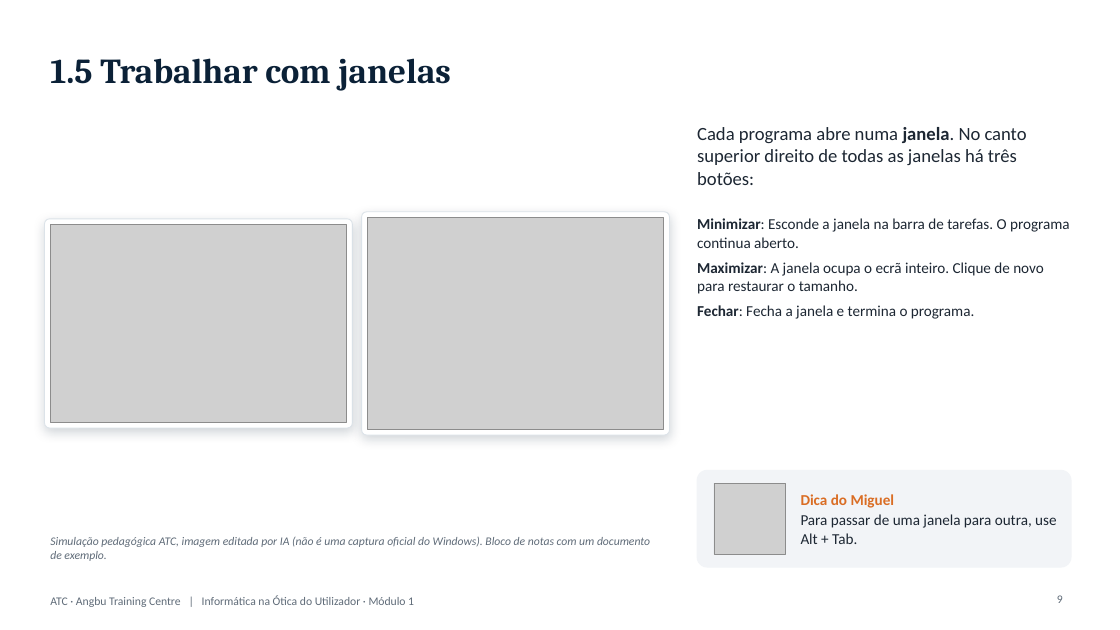
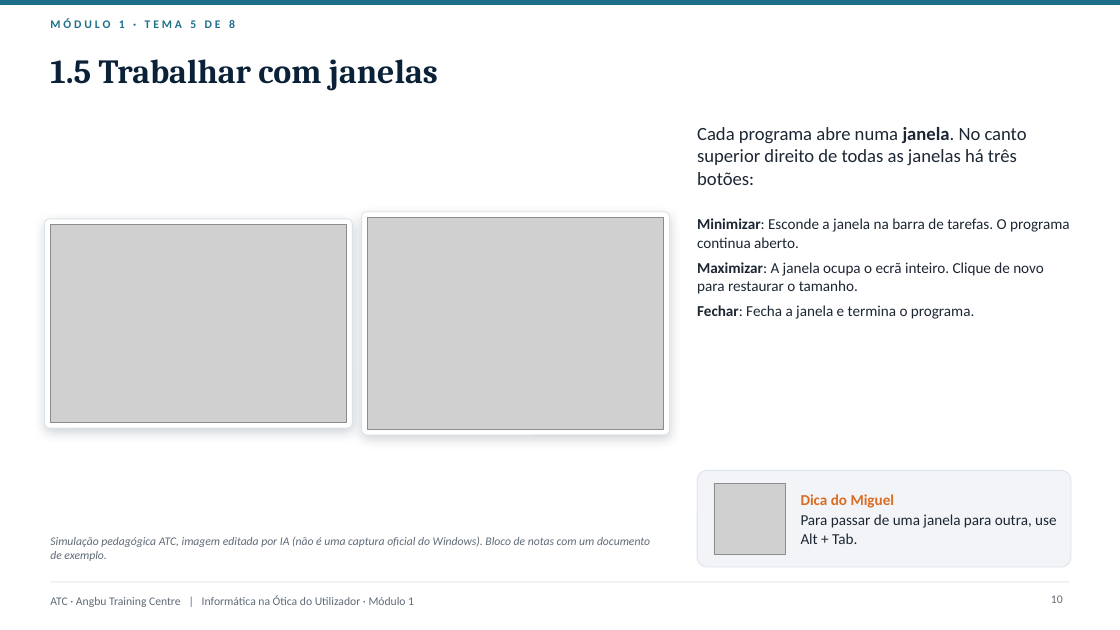
Before and after one commit to almeidaojose36/atc_lms, a slide deck: slide 10 of producao/apresentacoes/Informatica_Modulo1.pptx (slide 9 before the commit). Drawn at 1120x630 pixels with LibreOffice and Linux fonts; fonts in the diff are those of the drawing; grey boxes stand for pictures; background and template pictures are left out. Boxes give left, top, right and bottom in pixels: in the first picture for what was removed or moved away, otherwise in the second. Text is boxed around its words. In the diff, an @@ line names an element or a change of style, - is before the commit and + after.

```diff
--- a/producao/apresentacoes/Informatica_Modulo1.pptx
+++ b/producao/apresentacoes/Informatica_Modulo1.pptx
@@ rectangle added at box(0, 0, 1120, 5), fill #1E6F8A @@
@@ text added at box(50, 18, 235, 28), 10 pt, text #1E6F8A, bold @@
+MÓDULO 1 · TEMA 5 DE 8
@@ title "1.5 Trabalhar com janelas" at box(50, 59, 438, 91): size 30 to 29 pt @@
@@ rounded rectangle at box(697, 471, 1071, 567): outline #F2F4F7 1 pt to #DCE3E9 0.75 pt @@
@@ rectangle added at box(50, 581, 1070, 582), fill #E3E8EE @@
@@ page number at box(1051, 595, 1063, 603): text changed @@
-9
+10
```
Also in this commit, not shown: 16 other slides changed, 2 slides added, 22 other files.
